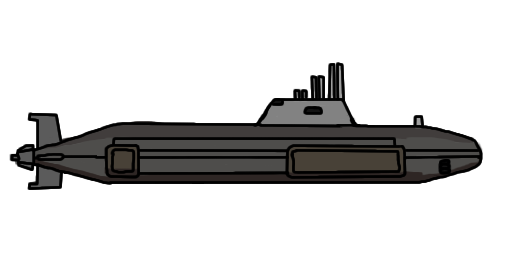
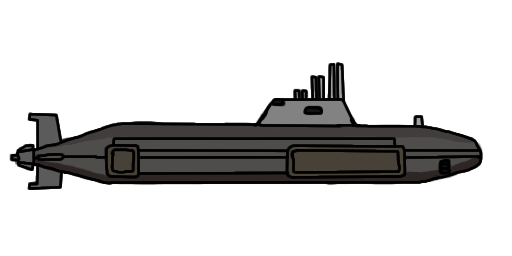
The second w=512, h=256 image is a revision of the first. Changes to its layers:
painted on "Layer 2" over [12, 98, 480, 186]
